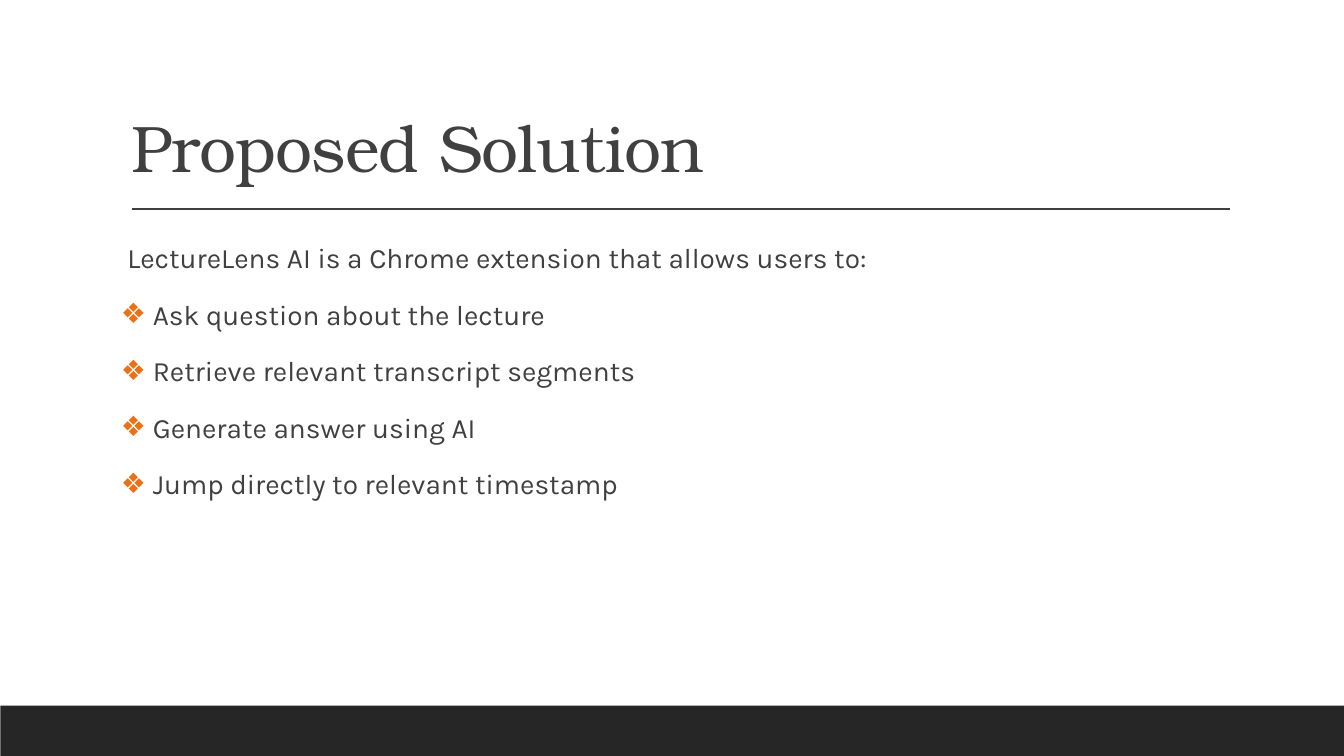
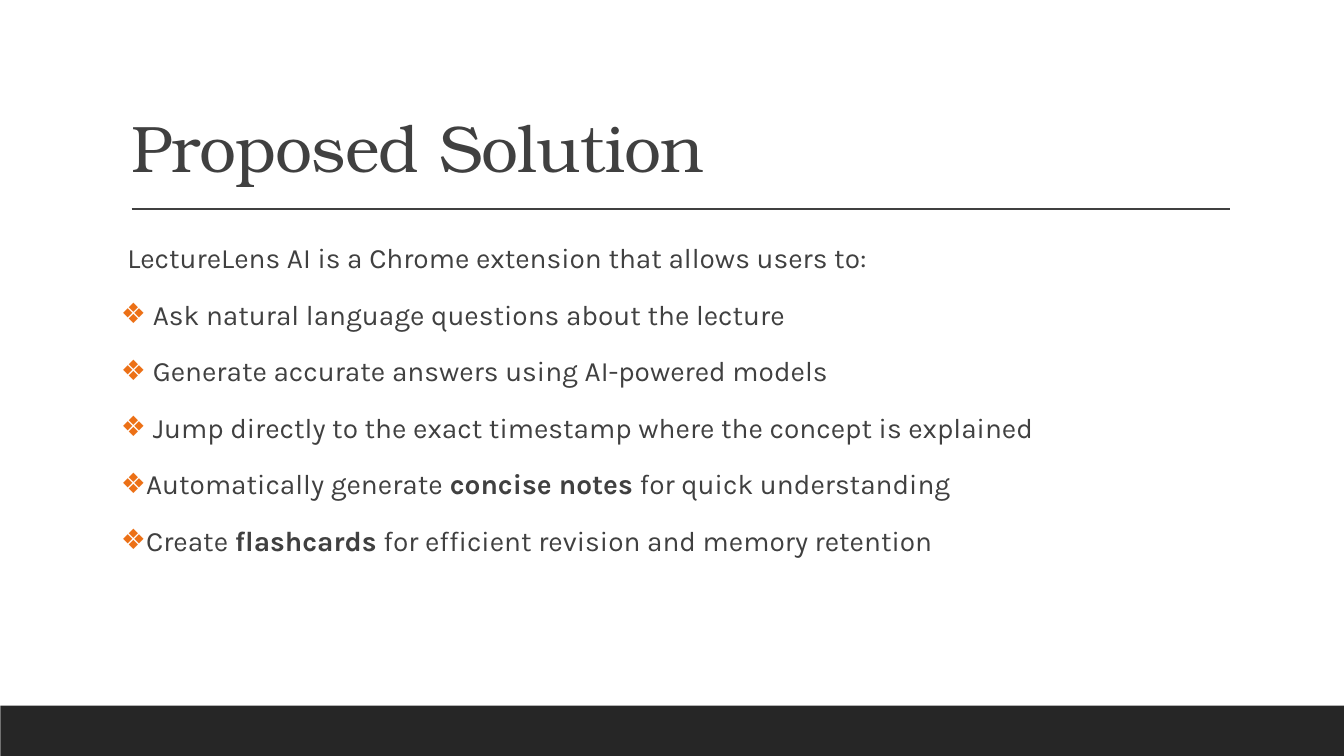
Before and after one commit to VipulVijay1/LectureLens-AI, a slide deck: slide 5 of lecturelensai.pptx. Drawn at 1344x756 pixels with LibreOffice and Linux fonts; fonts in the diff are those of the drawing. Boxes give left, top, right and bottom in pixels: in the first picture for what was removed or moved away, otherwise in the second. Text is boxed around its words. In the diff, an @@ line names an element or a change of style, - is before the commit and + after.

```diff
--- a/lecturelensai.pptx
+++ b/lecturelensai.pptx
@@ text at (146,306,1033,558): text changed @@
-❖ Ask question about the lecture
-❖ Retrieve relevant transcript segments
-❖ Generate answer using AI
-❖ Jump directly to relevant timestamp
+❖ Ask natural language questions about the lecture
+❖ Generate accurate answers using AI-powered models
+❖ Jump directly to the exact timestamp where the concept is explained
+❖ Automatically generate concise notes for quick understanding
+❖ Create flashcards for efficient revision and memory retention
```
Also in this commit, not shown: 4 other slides changed, 21 other files.
